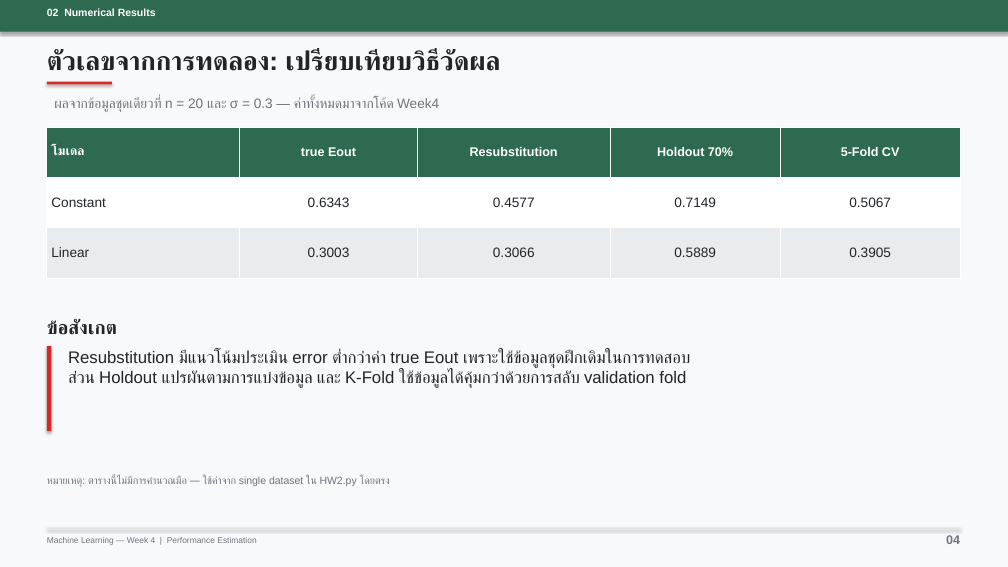
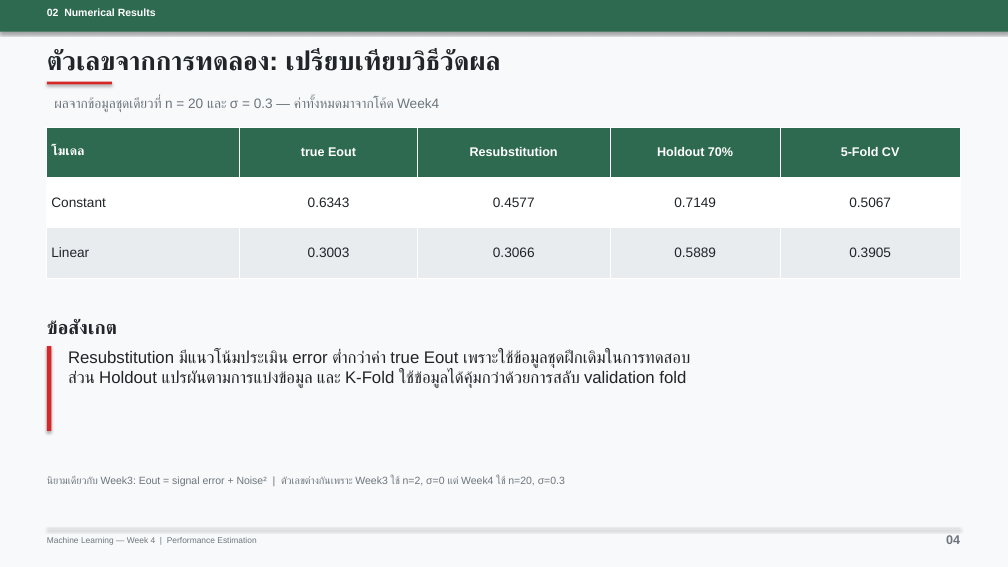
Before and after one commit to HungryBro/Machine_Leaning, a slide deck: slide 4 of Assignment/Week4/Slide/slides_Week4.pptx. Drawn at 1008x567 pixels with LibreOffice and Linux fonts; fonts in the diff are those of the drawing. Boxes give left, top, right and bottom in pixels: in the first picture for what was removed or moved away, otherwise in the second. Text is boxed around its words. In the diff, an @@ line names an element or a change of style, - is before the commit and + after.

Commit message:
feat: add new experiment datasets and update assignment scripts and visuals

```diff
--- a/Assignment/Week4/Slide/slides_Week4.pptx
+++ b/Assignment/Week4/Slide/slides_Week4.pptx
@@ text at (x1=47, y1=476, x2=565, y2=486): text changed @@
-หมายเหตุ: ตารางนี้ไม่มีการคำนวณมือ — ใช้ค่าจาก single dataset ใน HW2.py โดยตรง
+นิยามเดียวกับ Week3: Eout = signal error + Noise² | ตัวเลขต่างกันเพราะ Week3 ใช้ n=2, σ=0 แต่ Week4 ใช้ n=20, σ=0.3
```
Also in this commit, not shown: 26 other files.
